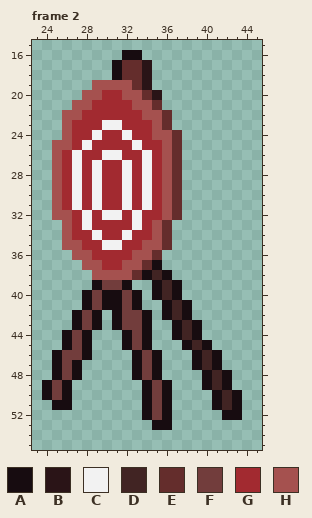
File history of a pixel-art file, IDEAS AND INFO/Camp_arts/Arrow_target.aseprite. This is how it looked before the edit.
64x64 pixels, 4 frames. Colours within 5 levels of each other are drawn and written as one. Shown: frame 2: x 23..45, y 15..55. The commit also changed other frames, which this record leaves out.
Visible layers, top first: "Inpainting" opacity 71%, "Layer 1".
Palette (. is transparent): A #170c10  B #2a1417  C #f2f2f2  D #412423  E #642d2c  F #723d3c  G #a22a30  H #a5514f
Pixels before, frame 2, first column x 24:
16 ........AA..........
17 .......AEEB.........
18 .......AEEB.........
19 .....HHHHEB.........
20 ....HHGGHHEB........
21 ...HHGGGGHHE........
22 ..HHGGGGGGHHE.......
23 ..HGGGCCGGGHE.......
24 ..HGGCGGCGGHHE......
25 .HHGCGGGGCGGHE......
26 .HGCGGCCGGCGHE......
27 .HGCGCGGCGCGHE......
28 .HGCGCGGCGCGHE......
29 .HGCGCGGCGCGHE......
30 .HGCGCGGCGCGHE......
31 .HGCGCGGCGCGHE......
32 .HHGCGCCGCGGHE......
33 ..HGCGGGGCGHE.......
34 ..HGGCGGCGGHE.......
35 ..HHGGCCGGHHE.......
36 ...HHGGGGHHE........
37 ....HHGGHHEA........
38 .....HHHHEADA.......
39 .....AFFA..ADA......
40 ....AFAAFA.ADA......
41 ....AFAAFA..ADA.....
42 ...AFA.AFFA.ADA.....
43 ...AFA.AFFA..ADA....
44 ..AFA...AFA..ADA....
45 ..AFA...AFA...ADA...
46 .AFFA....AFA...ADA..
47 .AFA.....AFA...ADA..
48 .AFA.....AFA....ADA.
49 AFA.......AFA...ADA.
50 AFA.......AFA....ADA
51 .AA.......AFA....ADA
52 ..........AFA.....AA
53 ...........AA.......
After:
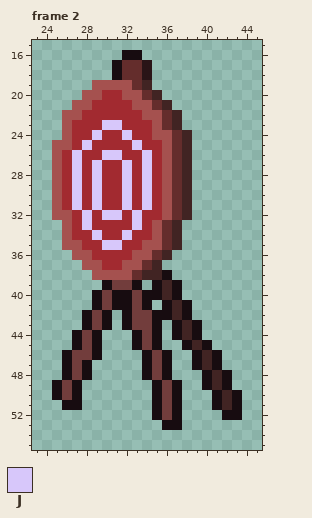
Colours new in this view: J #d7c7fa
Difference:
Frame 2, layers "Inpainting", "Layer 1":
Colour A is added in row 39 at x 33; in rows 40 to 41 at x 34; in rows 42 to 43 at x 30 and 35; in rows 44 to 45 at x 29 and 35; in row 46 at x 29 and 36; in rows 47 to 48 at x 28 and 36.
Colour A is added in rows 49 to 51 at x 27 and 37; in rows 52 to 53 at x 37.
Colour A replaces colour F in row 39 at x 30; in rows 40 to 41 at x 29 and 32; in rows 42 to 43 at x 28 and 32; in rows 44 to 45 at x 27 and 33; in rows 46 to 48 at x 26 and 34; in rows 49 to 50 at x 25 and 35.
Colour A replaces colour F in rows 51 to 52 at x 35.
Colour D is added in row 21 at x 36; in rows 22 to 23 at x 37; in rows 24 to 32 at x 38; in rows 33 to 35 at x 37; in row 36 at x 36.
Colour D replaces colour A in row 37 at x 35; in row 38 at x 34.
Colour D replaces colour B in row 19 at x 34; in row 20 at x 35.
Colour F replaces colour A in row 39 at x 32; in rows 40 to 41 at x 30 and 33; in rows 42 to 43 at x 29 and 34; in rows 44 to 45 at x 28 and 34; in row 46 at x 28 and 35; in rows 47 to 48 at x 27 and 35.
Colour F replaces colour A in rows 49 to 50 at x 26 and 36; in rows 51 to 52 at x 36.
Colour J replaces colour C in row 23 at x 30 to 31; in row 24 at x 29 and 32; in row 25 at x 28 and 33; in row 26 at x 27, 30 to 31 and 34; in rows 27 to 31 at x 27, 29, 32 and 34; in row 32 at x 28, 30 to 31 and 33.
Colour J replaces colour C in row 33 at x 28 and 33; in row 34 at x 29 and 32; in row 35 at x 30 to 31.
Colour A is gone in row 39 at x 29; in rows 40 to 41 at x 28; in rows 42 to 43 at x 27 and 31; in rows 44 to 45 at x 26 and 32; in rows 46 to 48 at x 25 and 33; in rows 49 to 50 at x 24 and 34.
Colour A is gone in row 51 at x 25 and 34; in row 52 at x 34; in row 53 at x 35.
